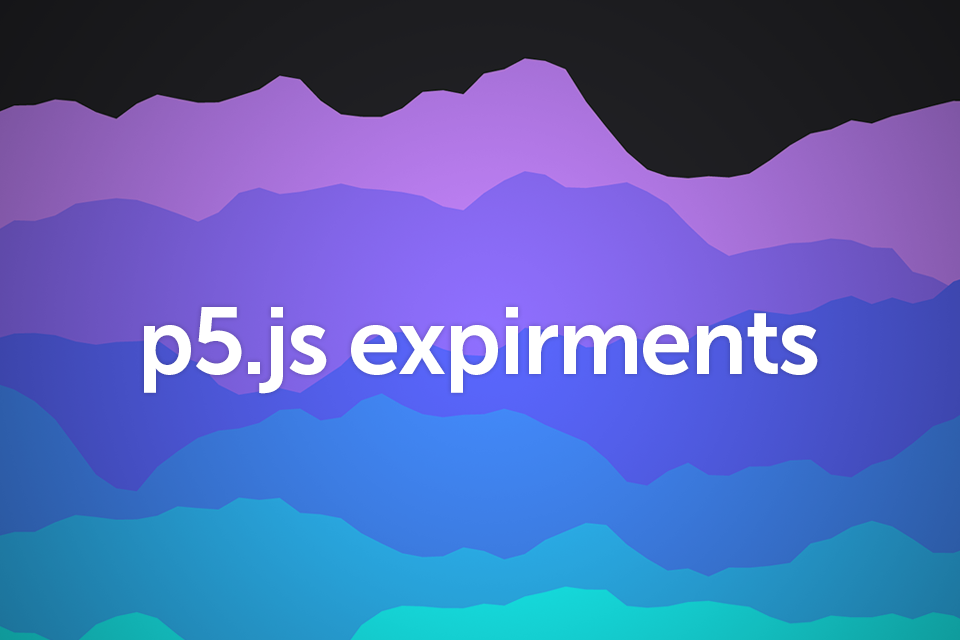
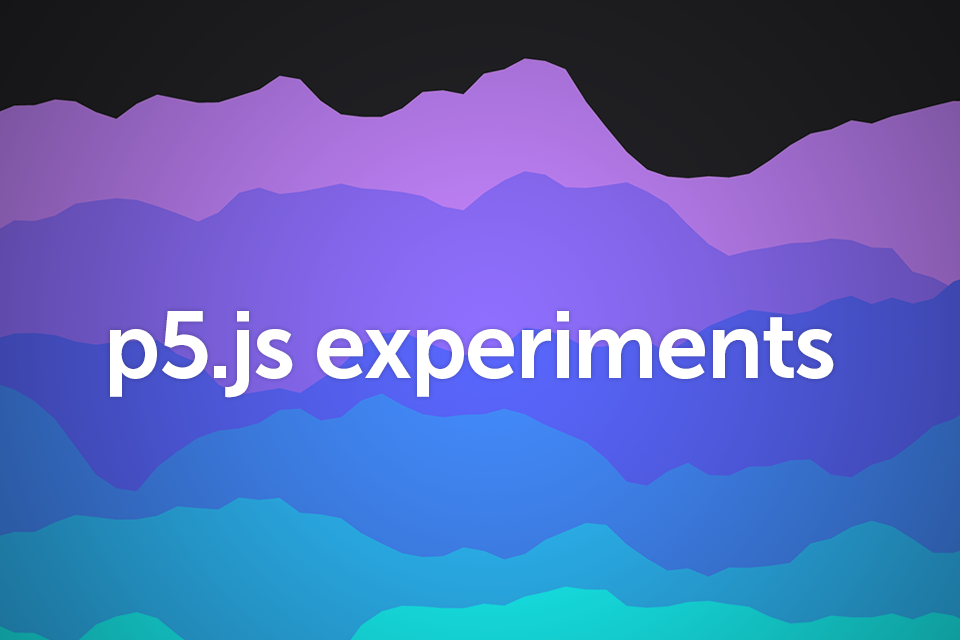
Two versions of the same layered image (960 × 640). Layer-by-layer changes:
renamed "p5.js expirments" to "p5.js experiments", painted on it over <box>110,307,834,398</box>
